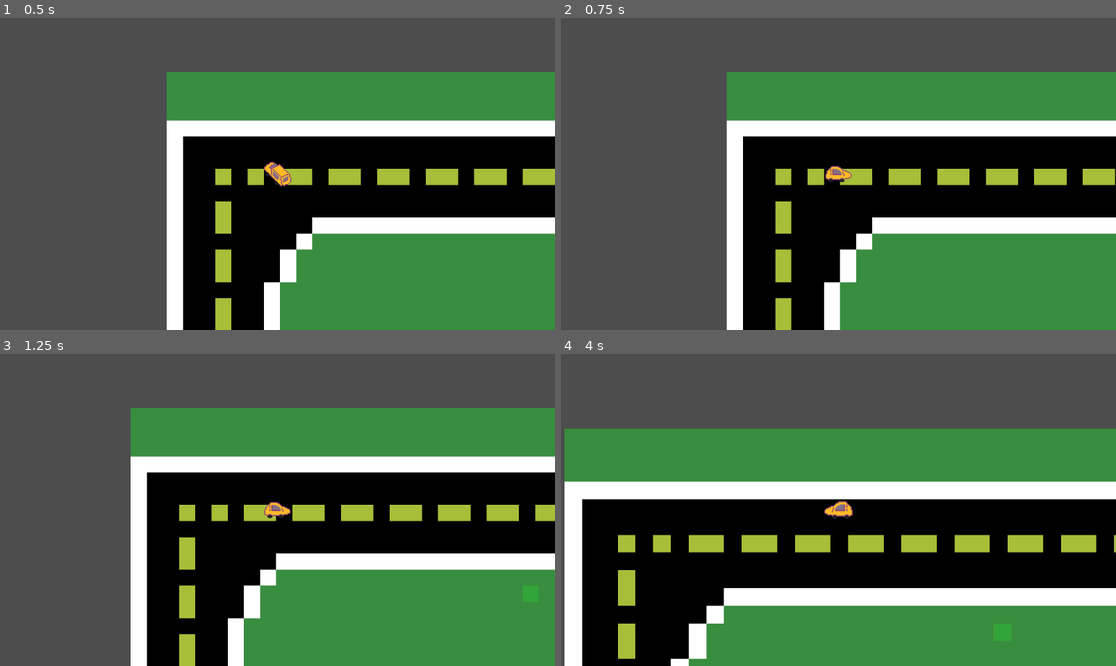
Above: before the commit, frames 1-4 (two rows, left to right).
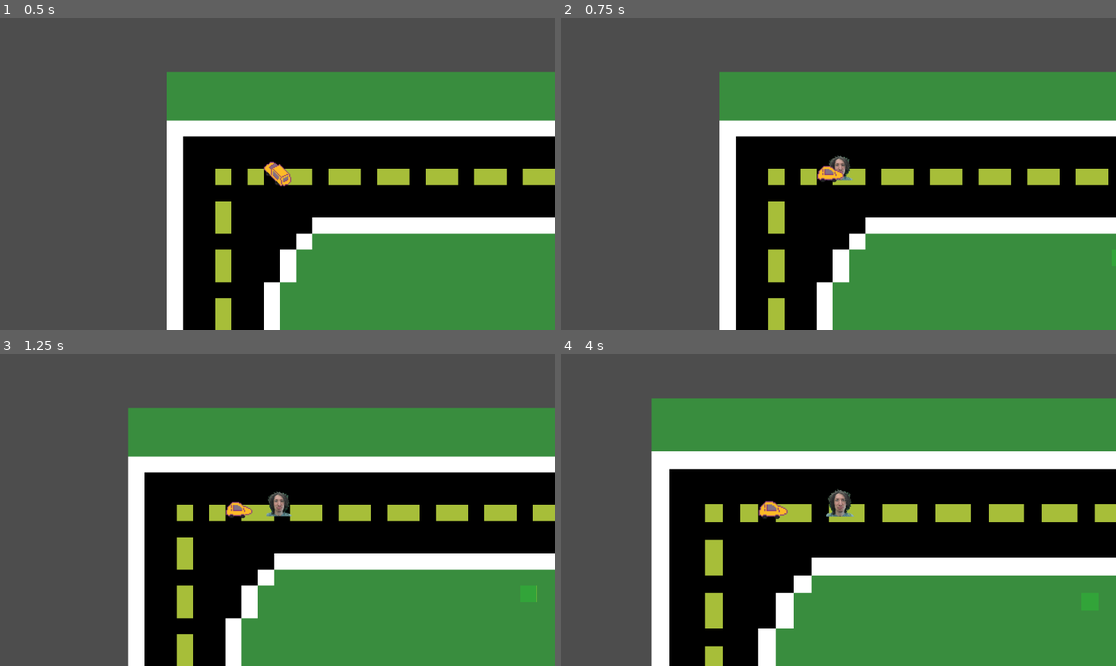
Above: after the commit, the same moments.

Repository: adrian-azan/Free-Parking
Game: Godot game, scene res://SCENES/LEVELS/DEBUG_SCENES/DEBUG_Road_LONG.tscn
Two runs of this game, one before a commit and one after it. Both use one fixed random seed, a clock stepped at 60 frames per second and the inputs below.
Inputs (mouse positions are in pixels of both pictures, inside the frame that each line leads up to):
- Up to frame 1 (0.5 s): no input
- Up to frame 2 (0.75 s): tap Enter at 0.5 s; move the mouse to (960, 158) at 0.52 s; hold D (move_right) from 0.53 s (still down); tap Space (SwitchCar) at 0.6 s
- Up to frame 3 (1.25 s): keep holding D (move_right)
- Up to frame 4 (4 s): move the mouse to (727, 525) at 1.27 s; release D (move_right) at 1.28 s; hold S (move_down) 1.28-2.03 s; tap one key every 0.75 s from 1.35 s: Mouse wheel up (ZoomIn) Mouse wheel down (ZoomOut) Space (SwitchCar) Mouse wheel up (ZoomIn); move the mouse to (894, 441) at 2.02 s; hold D (move_right) 2.03-2.78 s; move the mouse to (810, 572) at 2.77 s; hold W (move_up) 2.78-3.53 s; move the mouse to (1005, 556) at 3.52 s; hold A (move_left) from 3.53 s (still down)

Frame 1 is identical in both runs. In frame 2, 5.1% of the frame differs, in the area x 28-100%, y 17-100%; in frame 3, 2.2%; in frame 4, 54%, in the area x 0-100%, y 14-100%.

Commit message:
Added a sprint to the person mode

Diff:
--- a/CODE/PLAYER/Player.gd
+++ b/CODE/PLAYER/Player.gd
@@ -7,5 +7,8 @@
 	velocity.x = Input.get_axis("move_left", "move_right") * _speed
 
 	#TODO: A sprint with energy would be good
+	if Input.is_action_pressed("Sprint"):
+		velocity *= 1.5
+
 
 	move_and_slide()
--- a/CODE/PLAYER/PlayerCarManager.gd
+++ b/CODE/PLAYER/PlayerCarManager.gd
@@ -9,6 +9,7 @@
 
 func _ready() -> void:
 	_player.visible = false
+	DISTANCE_TO_ENTER_CAR = 50
 	_camera.reparent(_playerCar)
 
 
